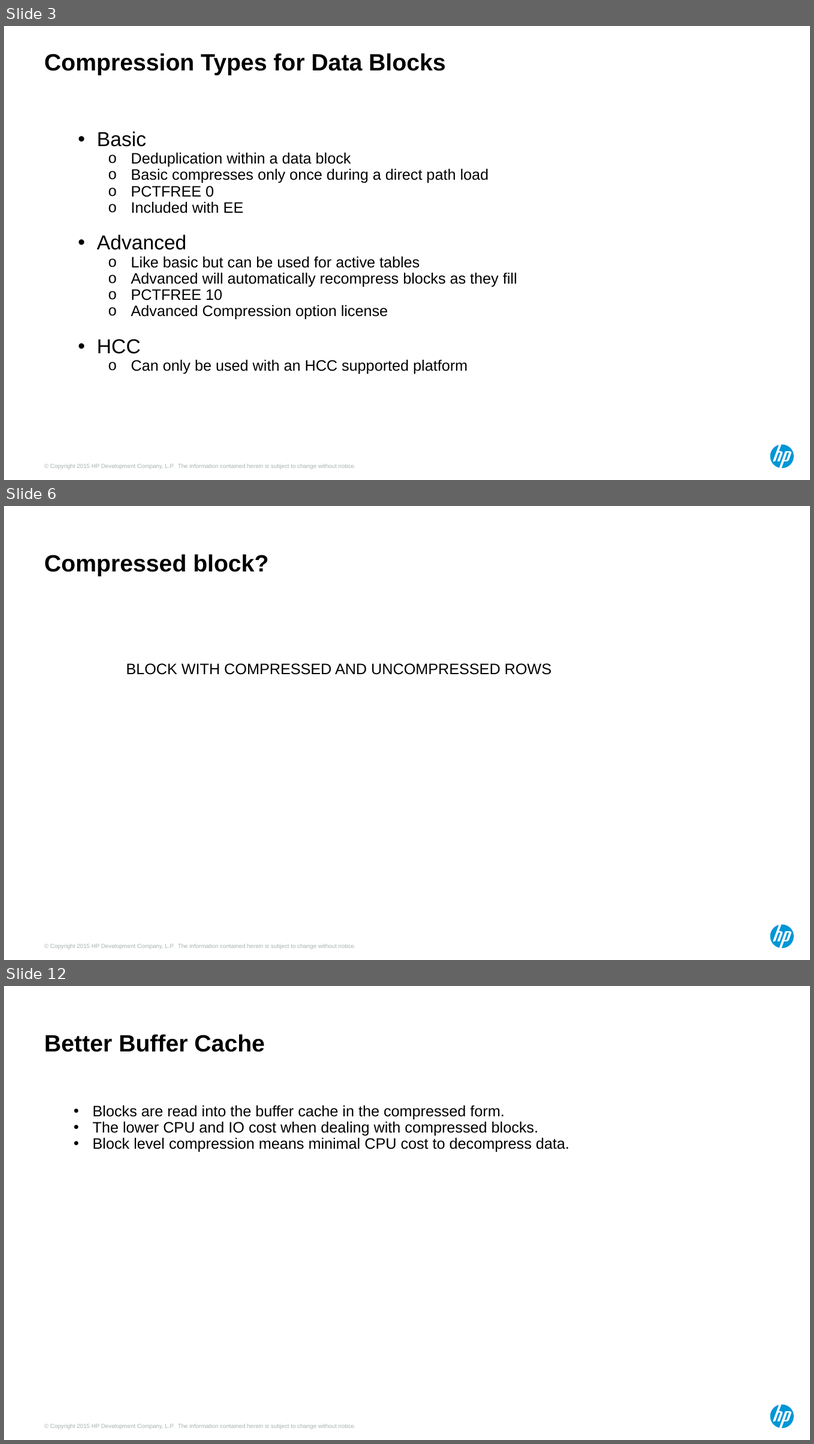
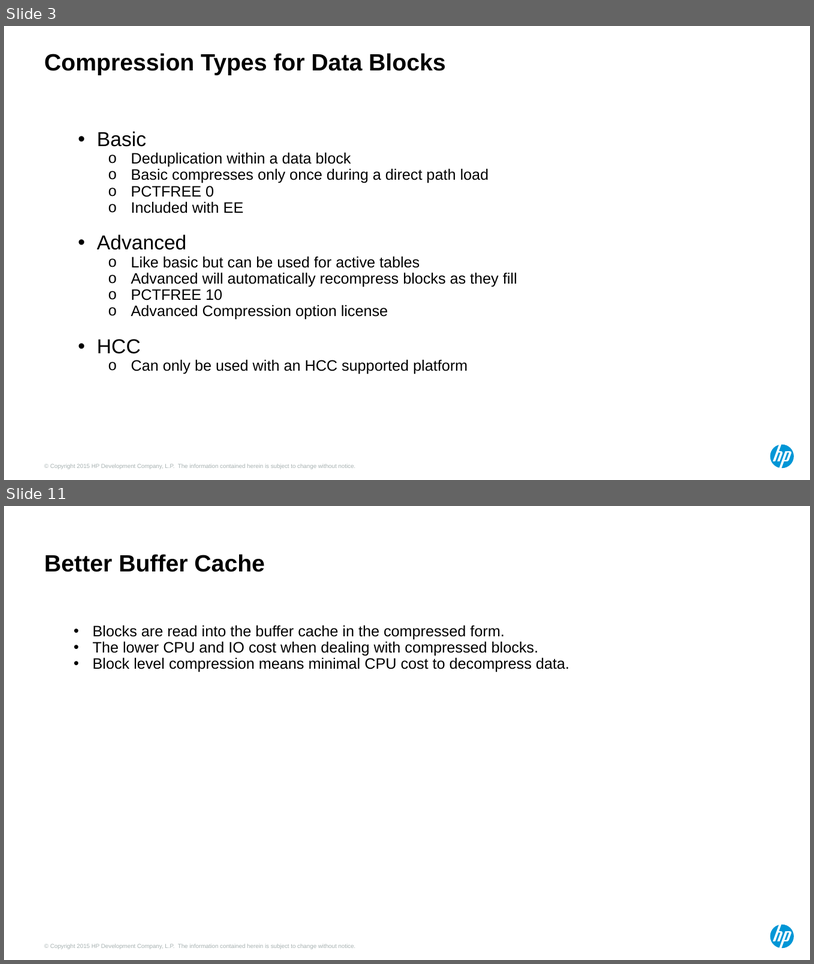
Before and after one commit to Dyland28/HP-Data-Compression, a slide deck: compression_sand_weiss_hotsos_2018.pptx. Shown one above the other, each under a label of ours: slides 3, 6 and 12 before the commit, slides 3 and 11 after it; the slides between them are not shown. The pictures are 814x1444 and 814x964 pixels, drawn with LibreOffice and Linux fonts; fonts in the diff are those of the drawing. Boxes give left, top, right and bottom in pixels: in the first picture for what was removed or moved away, otherwise in the second. Text is boxed around its words. In the diff, an @@ line names an element or a change of style, - is before the commit and + after.

```diff
--- a/compression_sand_weiss_hotsos_2018.pptx
+++ b/compression_sand_weiss_hotsos_2018.pptx
@@ slide 6 removed at bbox=[4, 506, 810, 960], background #FFFFFF; not listed: 2 template elements that a slide beside it also shows @@
@@ title removed at bbox=[44, 554, 269, 576] @@
-Compressed block?
@@ text removed at bbox=[126, 663, 552, 675] @@
-BLOCK WITH COMPRESSED AND UNCOMPRESSED ROWS
@@ what was slide 12 is now slide 11 @@
```
Also in this commit, not shown: 6 slides changed, 1 slide added, 1 other slide removed.
